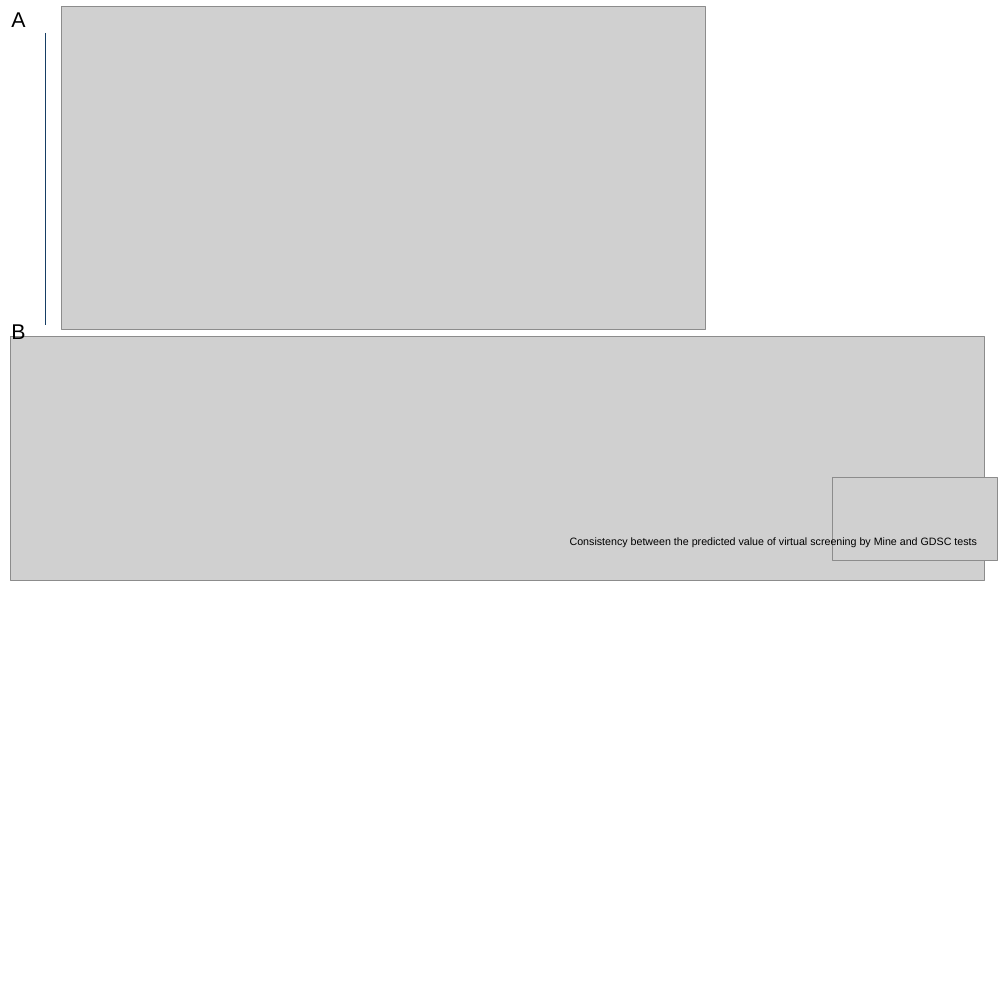
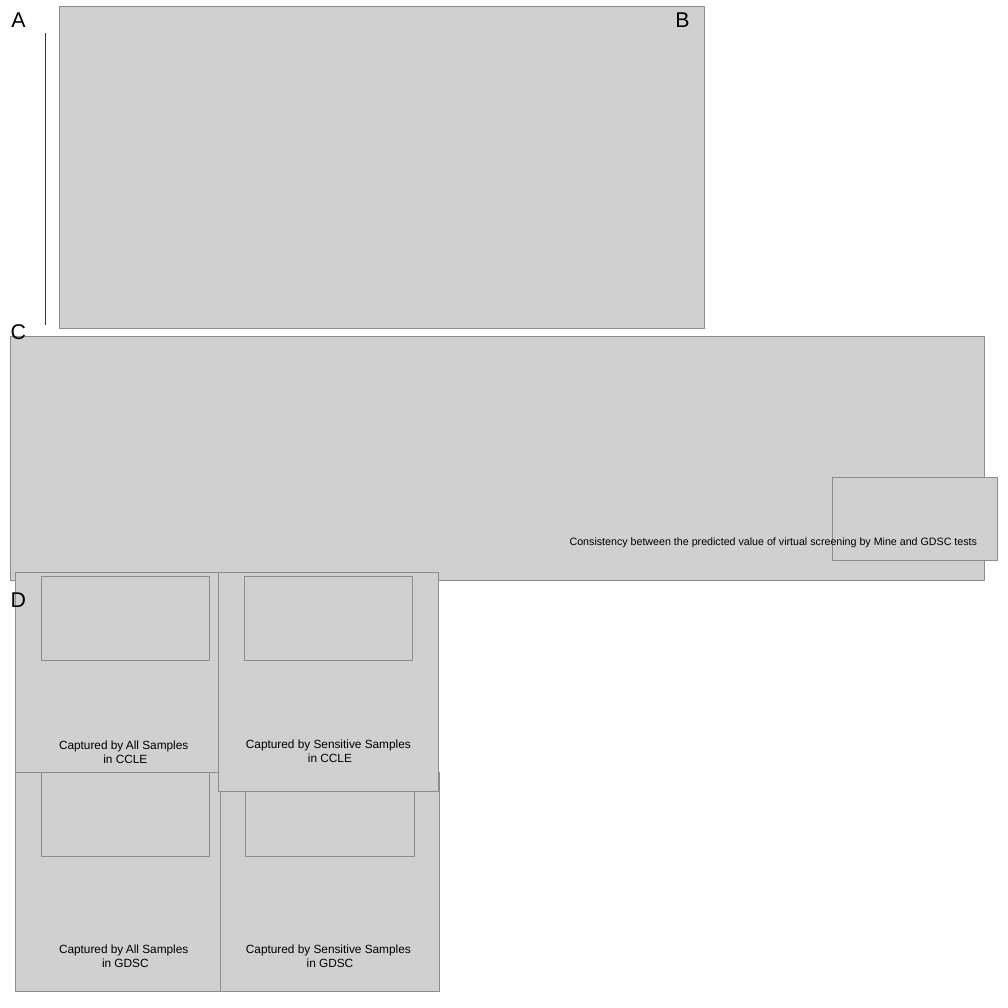
Before and after one commit to Vinnish-A/drug-glioma, a slide deck: slide 3 of docs/figure.pptx. Drawn at 1008x1008 pixels with LibreOffice and Linux fonts; fonts in the diff are those of the drawing; grey boxes stand for pictures. Boxes give left, top, right and bottom in pixels: in the first picture for what was removed or moved away, otherwise in the second. Text is boxed around its words. In the diff, an @@ line names an element or a change of style, - is before the commit and + after.

```diff
--- a/docs/figure.pptx
+++ b/docs/figure.pptx
@@ text added at (675, 12, 689, 27), 18 pt, text #000000 @@
+B
@@ text at (11, 323, 26, 339): text changed @@
-B
+C
@@ text added at (11, 590, 26, 612), 18 pt, text #000000 @@
+D
@@ group added at (15, 573, 440, 992): 8 pictures, 4 texts @@
+Captured by All Samples
+in CCLE
+Captured by All Samples
+in GDSC
+Captured by Sensitive Samples
+in GDSC
+Captured by Sensitive Samples
+in CCLE
```
Also in this commit, not shown: 17 other files.
